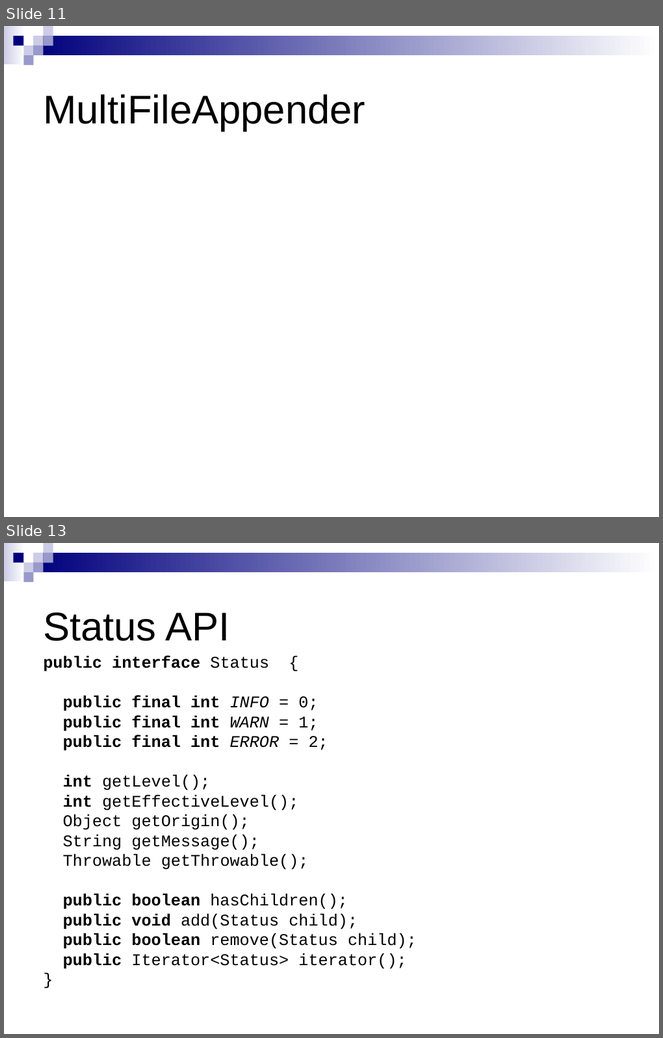
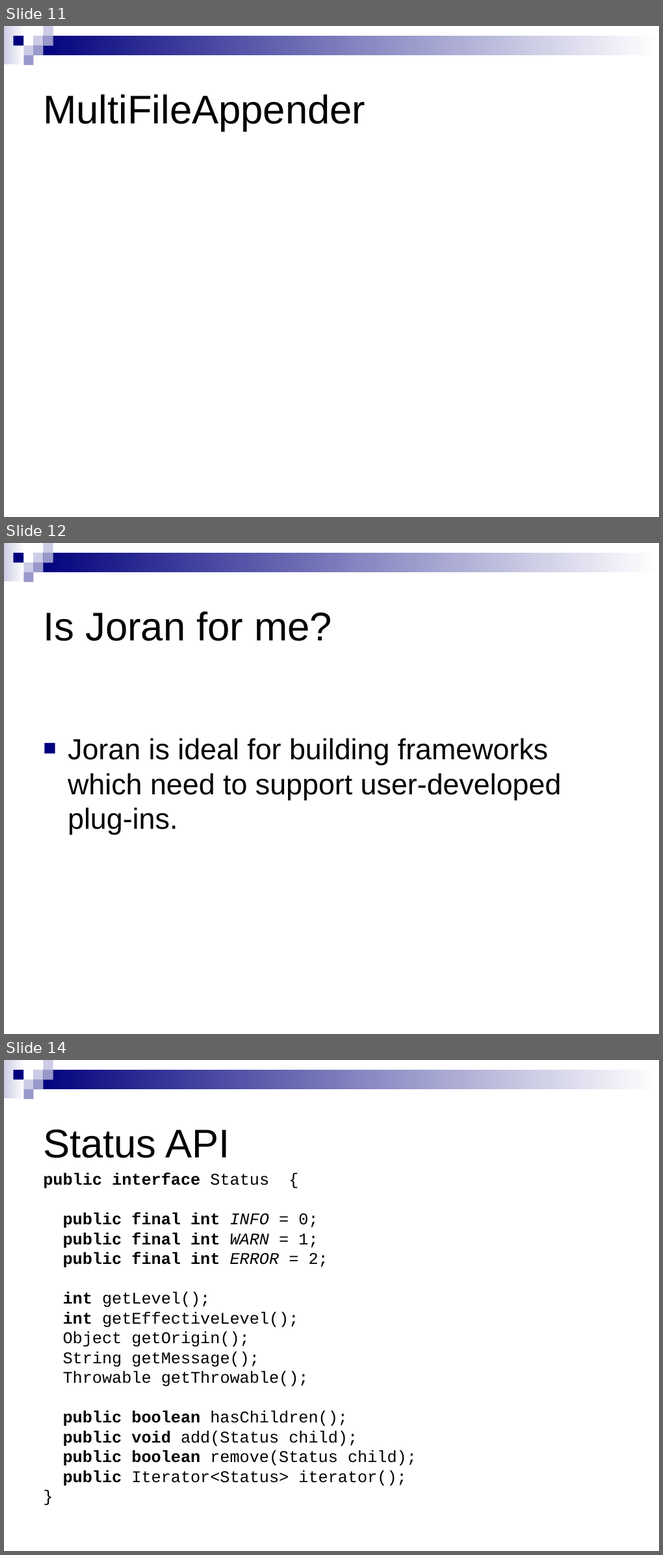
Before and after one commit to qos-ch/logback, a slide deck: logback-site/src/site/resources/10reasons.ppt. Shown one above the other, each under a label of ours: slides 11 and 13 before the commit, slides 11, 12 and 14 after it; the slides between them are not shown. The pictures are 663x1038 and 663x1555 pixels, drawn with LibreOffice and Linux fonts; fonts in the diff are those of the drawing; background and template pictures are left out. Boxes give left, top, right and bottom in pixels: in the first picture for what was removed or moved away, otherwise in the second. Text is boxed around its words. In the diff, an @@ line names an element or a change of style, - is before the commit and + after.

```diff
--- a/logback-site/src/site/resources/10reasons.ppt
+++ b/logback-site/src/site/resources/10reasons.ppt
@@ slide 12 added at box(4, 543, 659, 1034), background #FFFFFF; not listed: 9 template elements that a slide beside it also shows @@
@@ title added at box(43, 611, 332, 641), 44 pt, text #000000 @@
+Is Joran for me?
@@ text added at box(68, 738, 562, 835), 32 pt, text #000000 @@
+■ Joran is ideal for building frameworks which need to support user-developed plug-ins.
@@ what was slide 13 is now slide 14 @@
```
Also in this commit, not shown: 4 slides changed, 1 other slide added, 1 slide removed, 2 other files.
